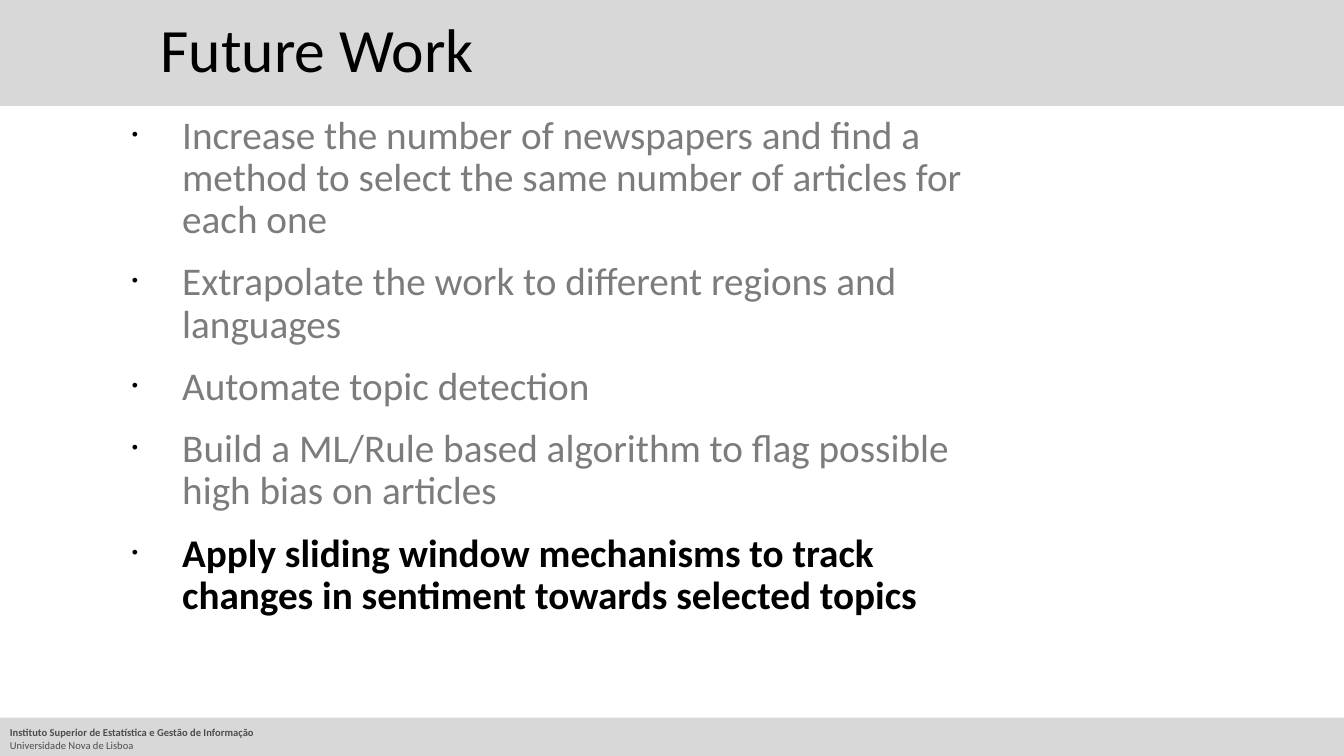
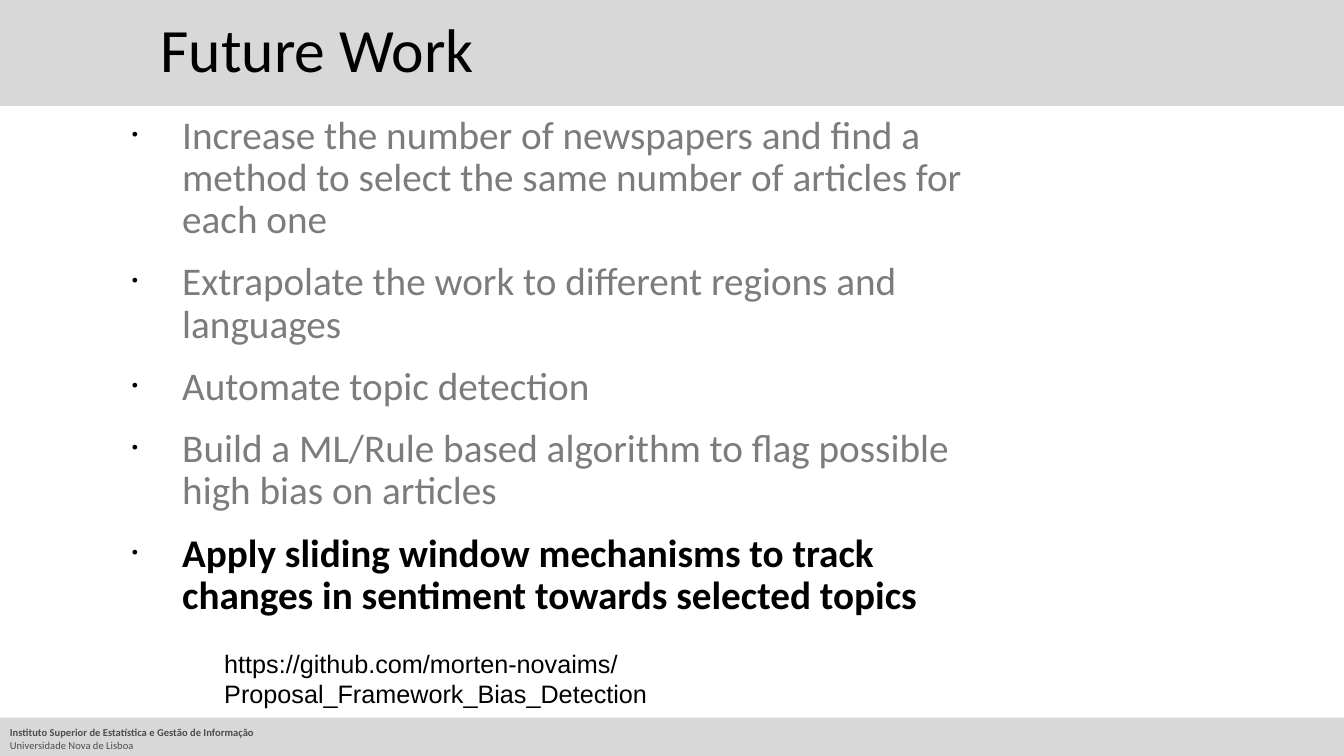
Before and after one commit to morten-novaims/Proposal_Framework_Bias_Detection, a slide deck: slide 24 of Final Project/TM_Presentation.pptx. Drawn at 1344x756 pixels with LibreOffice and Linux fonts; fonts in the diff are those of the drawing; background and template pictures are left out. Boxes give left, top, right and bottom in pixels: in the first picture for what was removed or moved away, otherwise in the second. Text is boxed around its words. In the diff, an @@ line names an element or a change of style, - is before the commit and + after.

```diff
--- a/Final Project/TM_Presentation.pptx
+++ b/Final Project/TM_Presentation.pptx
@@ text added at (x1=224, y1=654, x2=647, y2=708), 18 pt, text #000000 @@
+https://github.com/morten-novaims/Proposal_Framework_Bias_Detection
```
Also in this commit, not shown: 6 other files.
